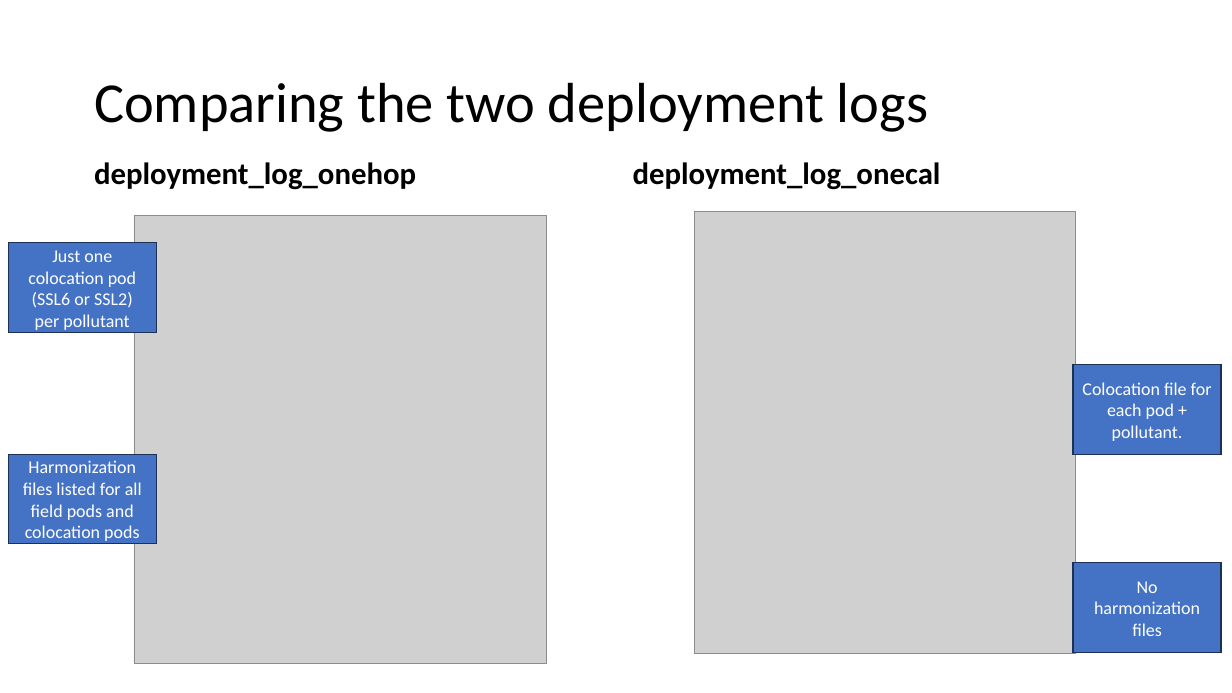
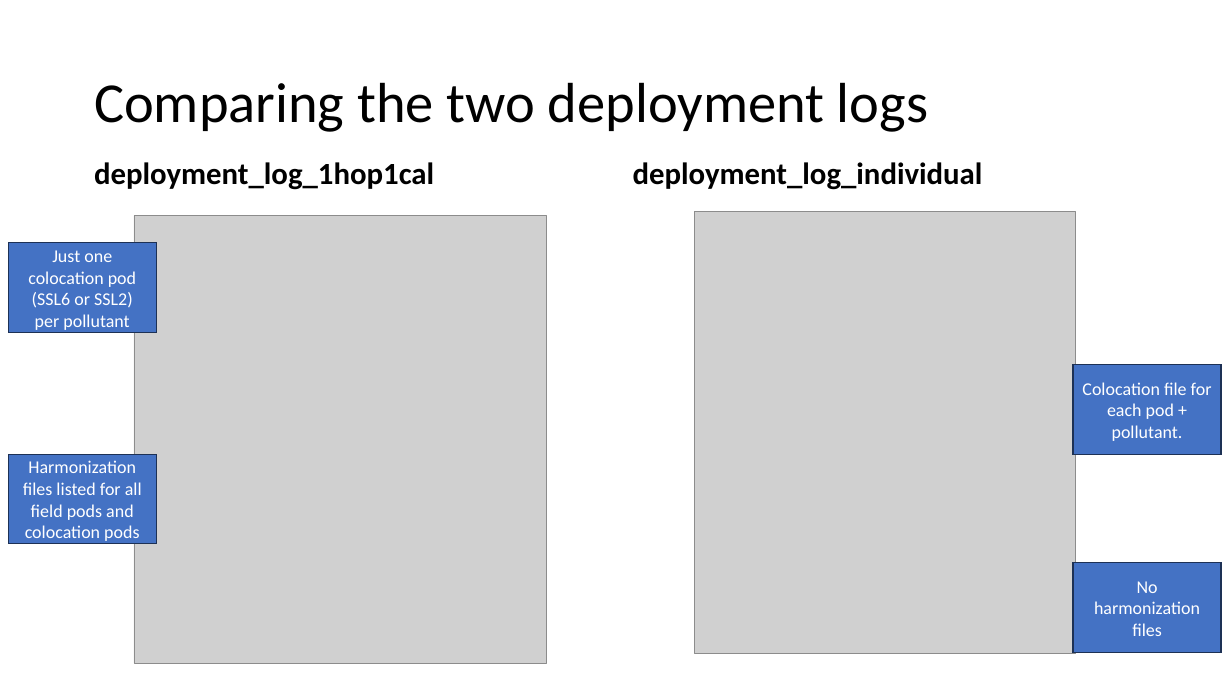
Before and after one commit to cafr1977/MPC_python, a slide deck: slide 25 of Python MPC updated.pptx. Drawn at 1232x693 pixels with LibreOffice and Linux fonts; fonts in the diff are those of the drawing; grey boxes stand for pictures. Boxes give left, top, right and bottom in pixels: in the first picture for what was removed or moved away, otherwise in the second. Text is boxed around its words. In the diff, an @@ line names an element or a change of style, - is before the commit and + after.

```diff
--- a/Python MPC updated.pptx
+++ b/Python MPC updated.pptx
@@ text at (94, 162, 434, 190): text changed @@
-deployment_log_onehop
+deployment_log_1hop1cal
@@ text at (633, 162, 983, 190): text changed @@
-deployment_log_onecal
+deployment_log_individual
```
Also in this commit, not shown: 19 other slides changed, 8 other files.
